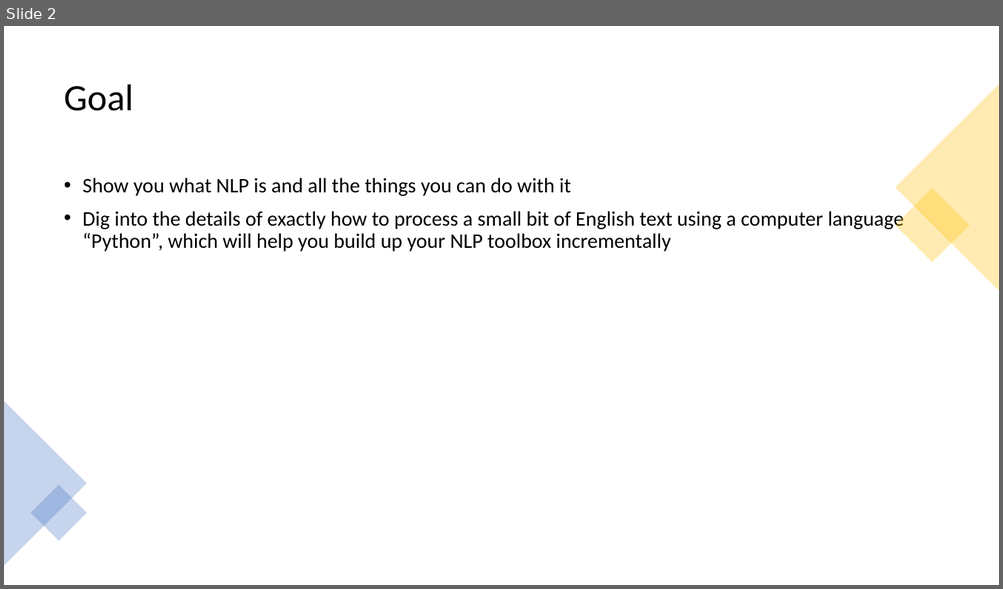
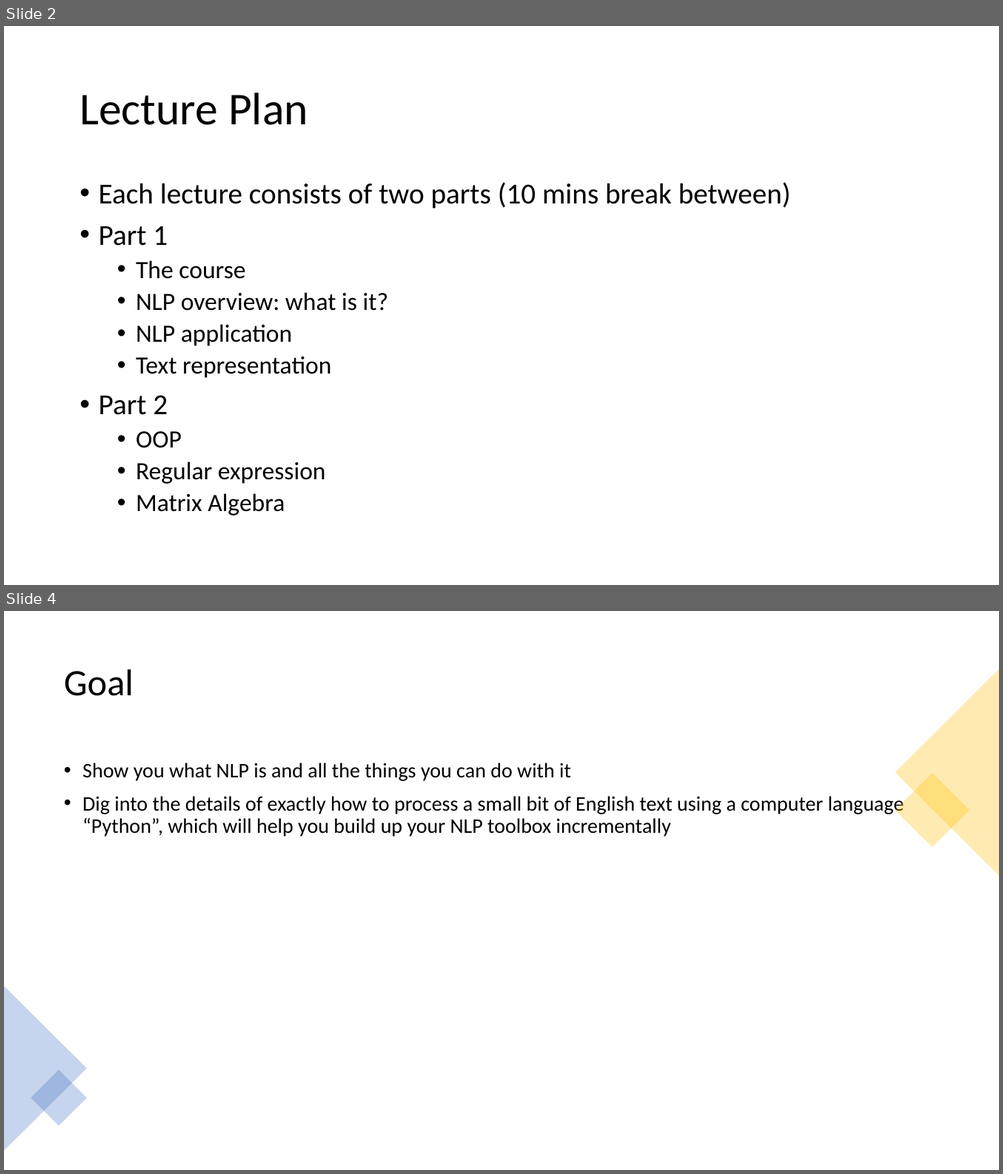
Before and after one commit to YeabinMoonEcon/BUS211, a slide deck: BUS243_NLP/lecture_notes/Presentation1.pptx. Shown one above the other, each under a label of ours: slide 2 before the commit, slides 2 and 4 after it; the slides between them are not shown. The pictures are 1003x589 and 1003x1174 pixels, drawn with LibreOffice and Linux fonts; fonts in the diff are those of the drawing. Boxes give left, top, right and bottom in pixels: in the first picture for what was removed or moved away, otherwise in the second. Text is boxed around its words. In the diff, an @@ line names an element or a change of style, - is before the commit and + after.

```diff
--- a/BUS243_NLP/lecture_notes/Presentation1.pptx
+++ b/BUS243_NLP/lecture_notes/Presentation1.pptx
@@ slide 2 added at (x1=4, y1=26, x2=999, y2=585), background #FFFFFF @@
@@ title added at (x1=79, y1=93, x2=308, y2=125), 44 pt, text #000000 @@
+Lecture Plan
@@ text added at (x1=99, y1=182, x2=791, y2=516), 24 pt, text #000000 @@
+• Each lecture consists of two parts (10 mins break between)
+• Part 1
+  • The course
+  • NLP overview: what is it?
+  • NLP application
+  • Text representation
+• Part 2
+  • OOP
+  • Regular expression
+  • Matrix Algebra
@@ what was slide 2 is now slide 4 @@
```
Also in this commit, not shown: 2 other slides added, 1 slide removed, 10 other files.
